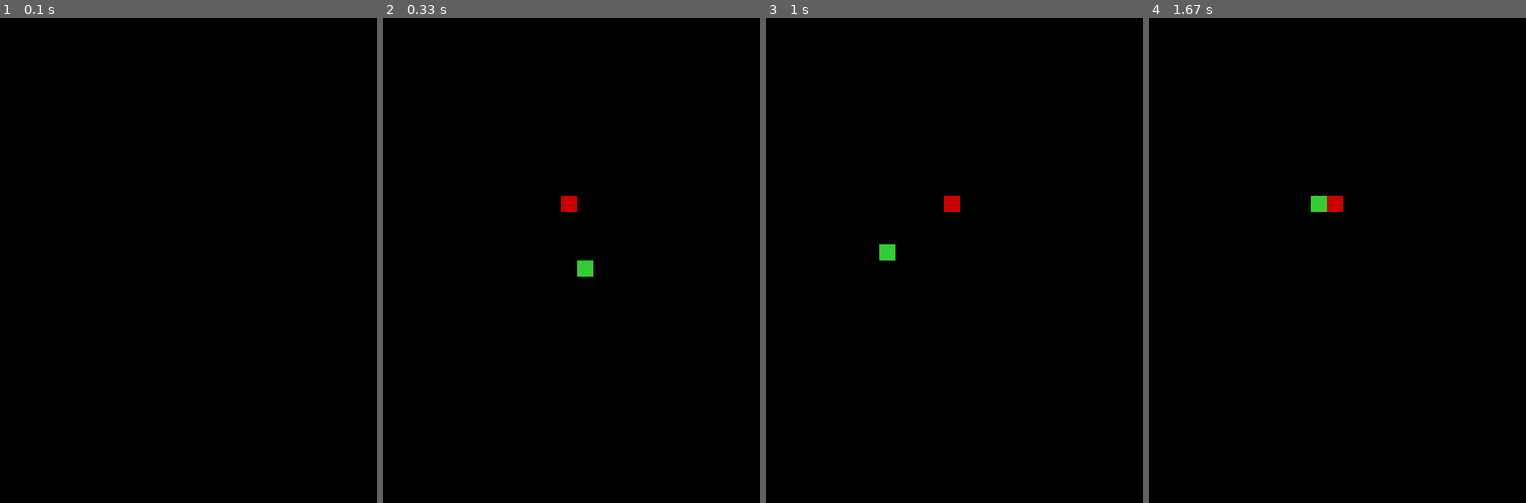
Above: before the commit, frames 1-4 (left to right).
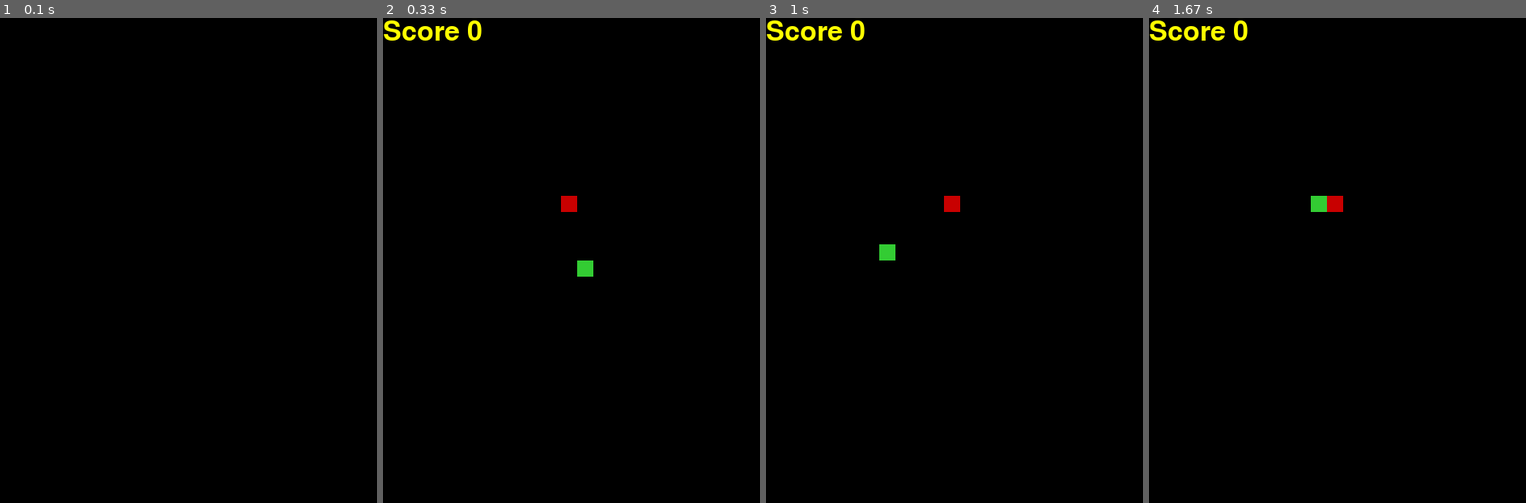
Above: after the commit, the same moments.

Repository: povijarrro/workspacepython
Game: pygame game, started from SnakeGame/main.py
The game is run twice, just before and just after one commit, with the same random seed, the same clock (stepped at 60 frames per second) and the same inputs.
Inputs:
- Up to frame 1 (0.1 s): no input
- Up to frame 2 (0.33 s): no input
- Up to frame 3 (1 s): hold Up from 0.83 s (still down)
- Up to frame 4 (1.67 s): release Up at 1.3 s; hold Right from 1.33 s (still down)

Frame 1 is identical in both runs. In frame 2, 0.5% of the frame differs, in the area x 0-27%, y 0-5%; in frame 3, 0.5%; in frame 4, 0.5%.

Commit message:
add score to snake game

Diff:
--- a/SnakeGame/config/config.py
+++ b/SnakeGame/config/config.py
@@ -1,10 +1,9 @@
-import pygame
-
-BODY_COLOR = pygame.Color(51, 204, 51)
-BACKGROUND_COLOR = pygame.Color(0, 0, 0)
-APPLE_COLOR = pygame.Color(200, 0, 0)
-
+APPLE_COLOR = (200, 0, 0)
+BACKGROUND_COLOR = (0, 0, 0)
+BODY_COLOR = (51, 204, 51)
+FONT_COLOR= (255,255,0)
+FONT_SIZE=50
+GAME_FONT = "comicsans"
+GAME_FPS = 9
 GAME_RES = (600, 600)
-GAME_FPS = 9
-
 SNAKE_SIZE = 20
--- a/SnakeGame/main.py
+++ b/SnakeGame/main.py
@@ -94,6 +94,9 @@
 
         pygame.draw.rect(window, config.APPLE_COLOR, pygame.Rect(
             apple[0], apple[1], config.SNAKE_SIZE, config.SNAKE_SIZE))
+        score_text = pygame.font.SysFont(config.GAME_FONT, config.FONT_SIZE).render(
+            f"Score {score}", True, config.FONT_COLOR)
+        window.blit(score_text,(0,0))
         pygame.display.update()
         window.fill(config.BACKGROUND_COLOR)
         clock.tick(config.GAME_FPS)
